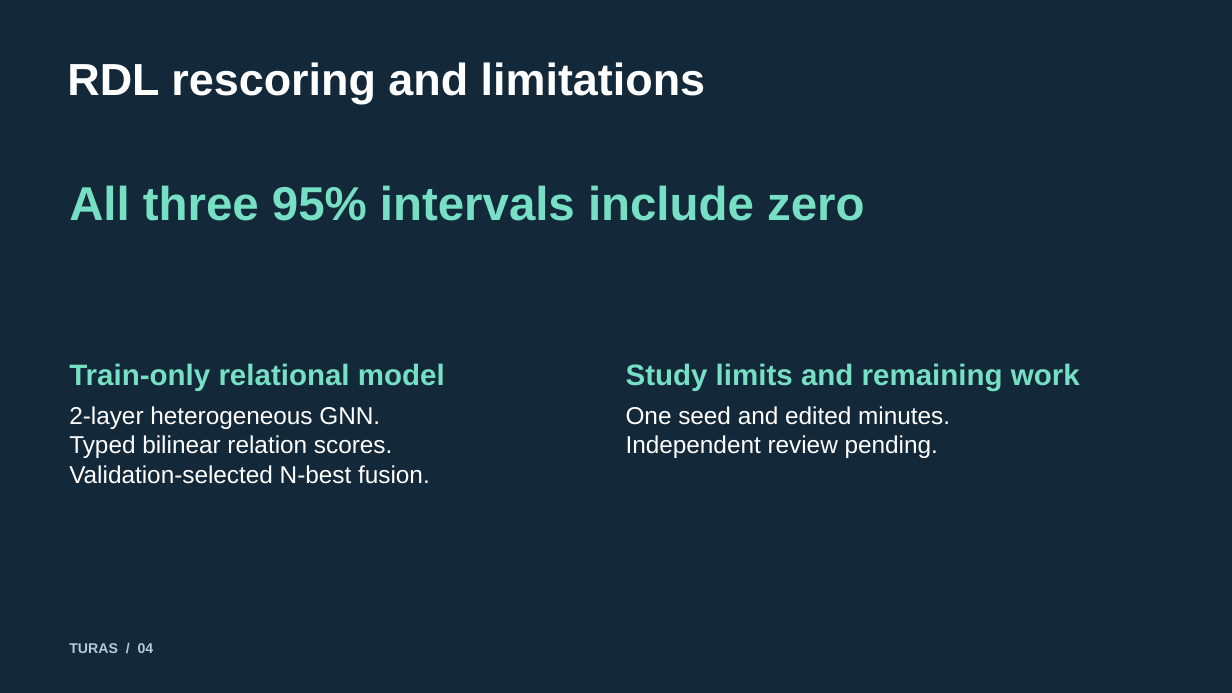
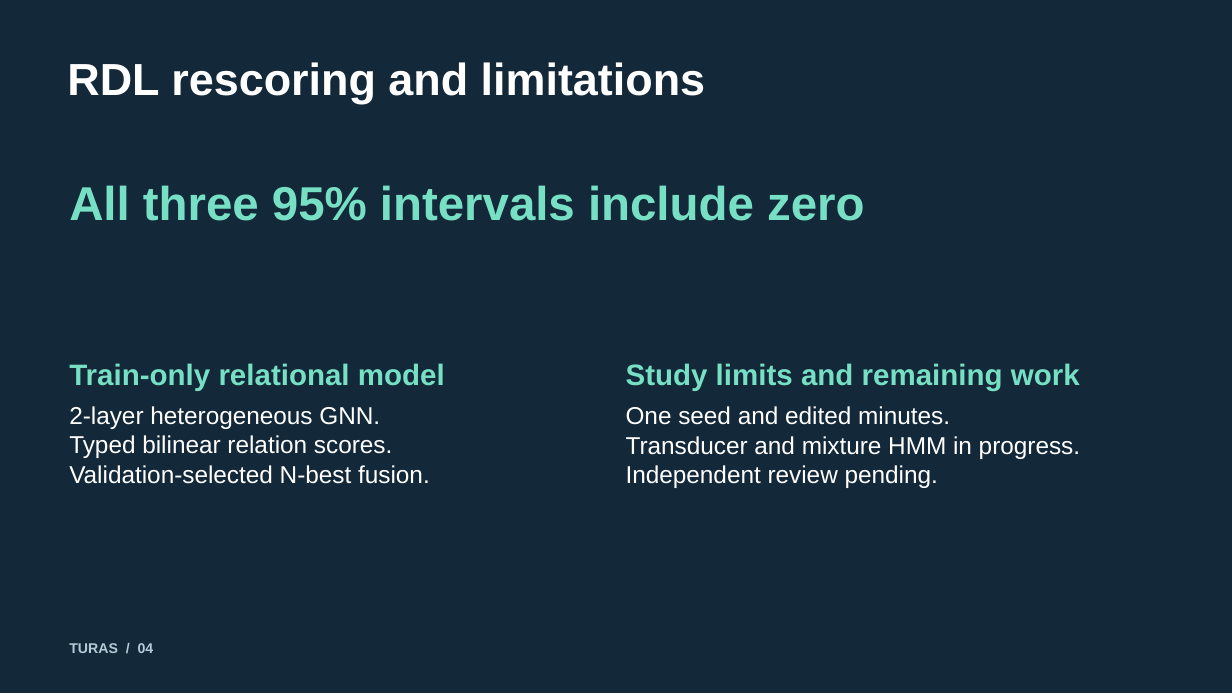
Before and after one commit to Rxd3/TURAS, a slide deck: slide 4 of presentation/TURAS-final-2-minute.pptx. Drawn at 1232x693 pixels with LibreOffice and Linux fonts; fonts in the diff are those of the drawing. Boxes give left, top, right and bottom in pixels: in the first picture for what was removed or moved away, otherwise in the second. Text is boxed around its words. In the diff, an @@ line names an element or a change of style, - is before the commit and + after.

```diff
--- a/presentation/TURAS-final-2-minute.pptx
+++ b/presentation/TURAS-final-2-minute.pptx
@@ text at box(626, 436, 1080, 459): paragraph added @@
+Transducer and mixture HMM in progress.
```
Also in this commit, not shown: 1 other slide changed.
